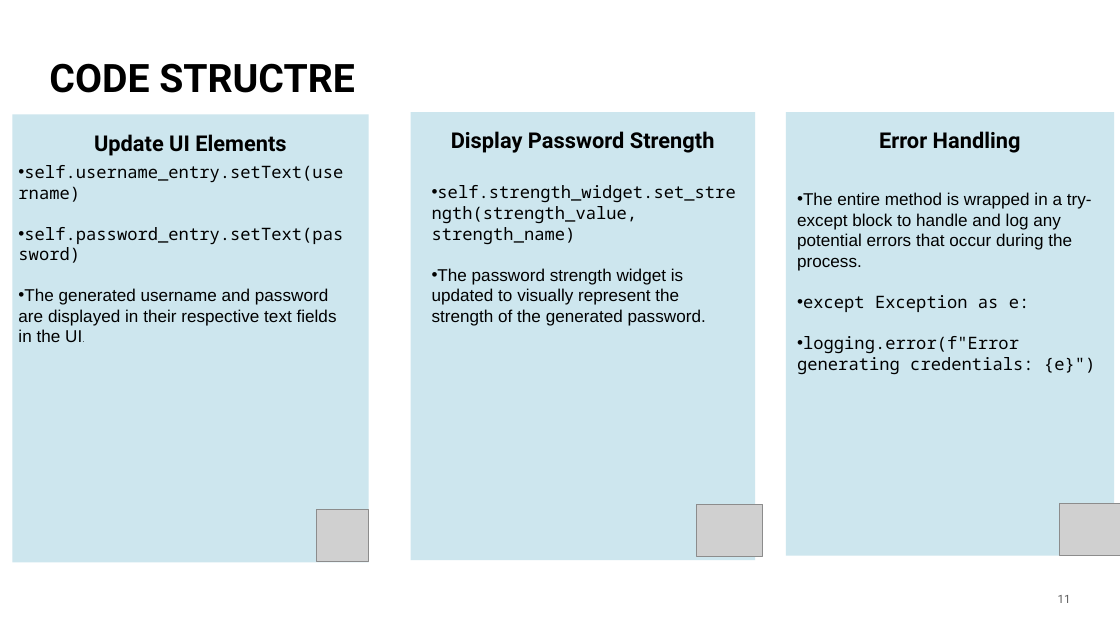
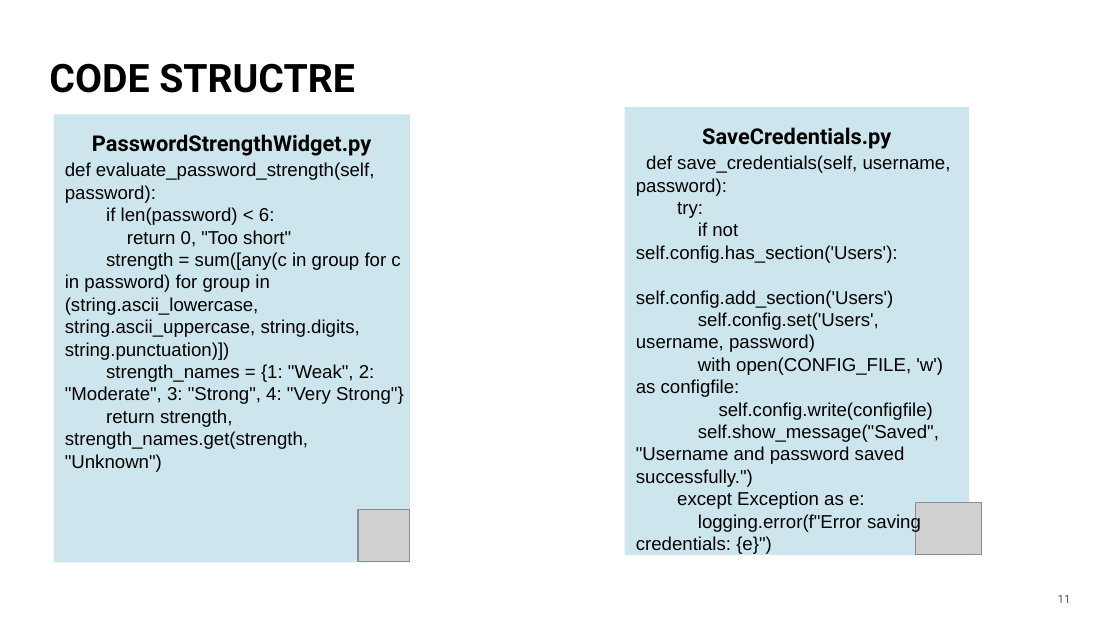
Before and after one commit to pkyahya/Username-and-Password-Generator, a slide deck: slide 11 of Project_Group4.pptx. Drawn at 1120x630 pixels with LibreOffice and Linux fonts; fonts in the diff are those of the drawing; grey boxes stand for pictures; background and template pictures are left out. Boxes give left, top, right and bottom in pixels: in the first picture for what was removed or moved away, otherwise in the second. Text is boxed around its words. In the diff, an @@ line names an element or a change of style, - is before the commit and + after.

```diff
--- a/Project_Group4.pptx
+++ b/Project_Group4.pptx
@@ text "PasswordStrengthWidget.py": place and size @@
-text "PasswordStrengthWidget.py" at <box>12,114,368,562</box>
+text "PasswordStrengthWidget.py" at <box>54,114,410,562</box>
@@ text "SaveCredentials.py": place and size @@
-text "SaveCredentials.py" at <box>411,112,756,560</box>
+text "SaveCredentials.py" at <box>625,108,970,556</box>
@@ text removed at <box>786,112,1114,556</box> @@
-Error Handling
@@ text at <box>92,134,371,156</box>: text changed @@
-Update UI Elements
+PasswordStrengthWidget.py
@@ text at <box>702,127,891,149</box>: text changed @@
-Display Password Strength
+SaveCredentials.py
@@ text at <box>65,162,404,472</box>: text changed; size 11 to 12 pt @@
-• self.username_entry.setText(username)
-• self.password_entry.setText(password)
-• The generated username and password are displayed in their respective text fields in the UI.
+def evaluate_password_strength(self, password):
+if len(password) < 6:
+return 0, "Too short"
+strength = sum([any(c in group for c in password) for group in (string.ascii_lowercase, string.ascii_uppercase, string.digits, string.punctuation)])
+strength_names = {1: "Weak", 2: "Moderate", 3: "Strong", 4: "Very Strong"}
+return strength, strength_names.get(strength, "Unknown")
@@ text at <box>636,155,951,554</box>: text changed; size 11 to 12 pt @@
-• self.strength_widget.set_strength(strength_value, strength_name)
-• The password strength widget is updated to visually represent the strength of the generated password.
+def save_credentials(self, username, password):
+try:
+if not self.config.has_section('Users'):
+self.config.add_section('Users')
+self.config.set('Users', username, password)
+with open(CONFIG_FILE, 'w') as configfile:
+self.config.write(configfile)
+self.show_message("Saved", "Username and password saved successfully.")
+except Exception as e:
+logging.error(f"Error saving credentials: {e}")
@@ text removed at <box>797,192,1095,375</box> @@
-• The entire method is wrapped in a try-except block to handle and log any potential errors that occur during the process.
-• except Exception as e:
-• logging.error(f"Error generating credentials: {e}")
@@ picture: place and size @@
-picture at <box>697,504,763,556</box>
+picture at <box>915,503,981,554</box>
@@ picture removed at <box>1060,504,1120,556</box> @@
@@ picture: place and size @@
-picture at <box>317,510,368,562</box>
+picture at <box>358,510,410,562</box>
```
Also in this commit, not shown: 2 other slides changed.
